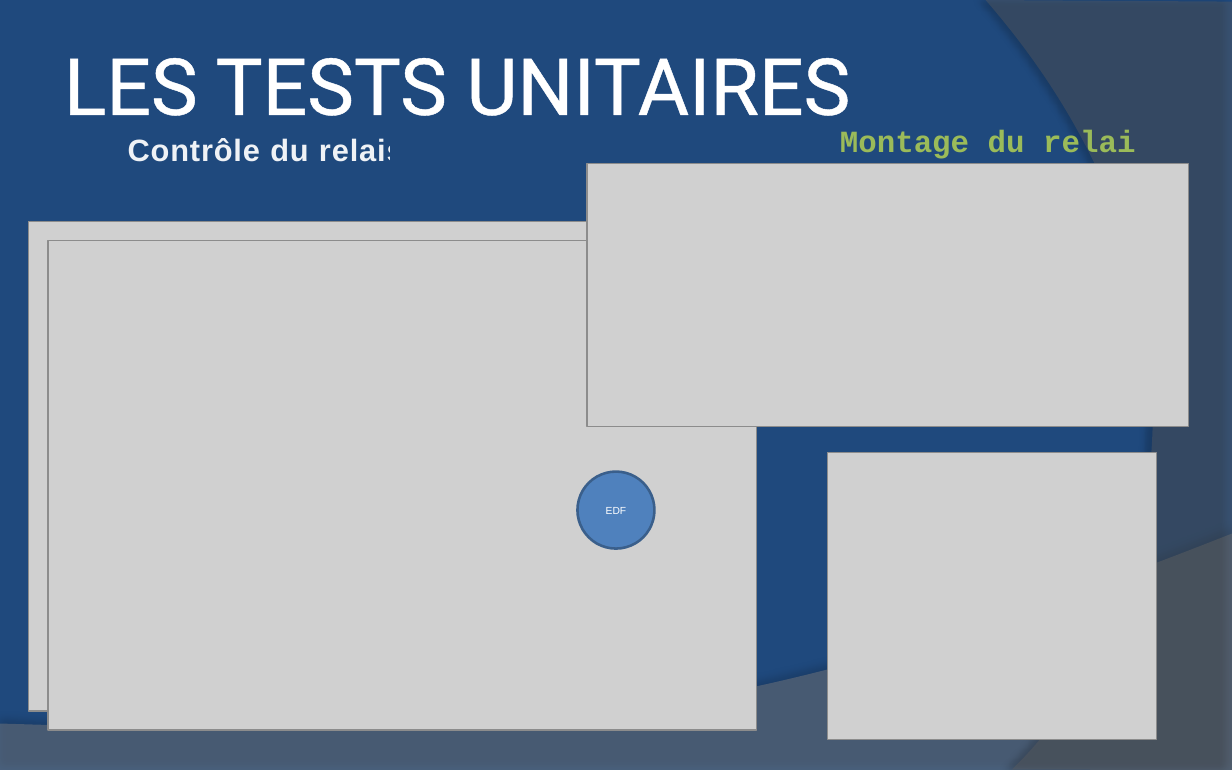
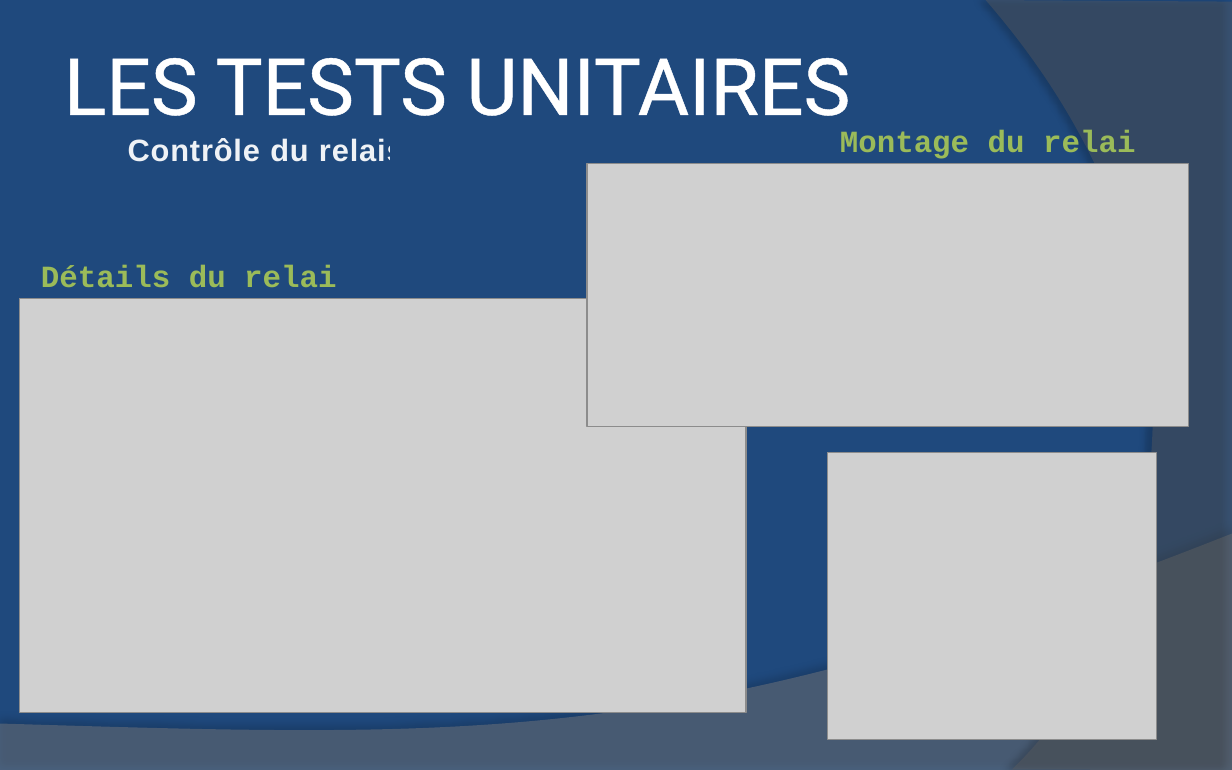
Before and after one commit to DrBalf/domotique_bts_sn_ec_projet, a slide deck: slide 7 of Rapport/Lore/presentation_revu2.pptx. Drawn at 1232x770 pixels with LibreOffice and Linux fonts; fonts in the diff are those of the drawing; grey boxes stand for pictures. Boxes give left, top, right and bottom in pixels: in the first picture for what was removed or moved away, otherwise in the second. Text is boxed around its words. In the diff, an @@ line names an element or a change of style, - is before the commit and + after.

```diff
--- a/Rapport/Lore/presentation_revu2.pptx
+++ b/Rapport/Lore/presentation_revu2.pptx
@@ picture removed at <box>28,222,683,712</box> @@
@@ text added at <box>41,265,336,287</box>, 18 pt, text #9BBB59, bold @@
+Détails du relai
@@ picture: place and size @@
-picture at <box>48,240,756,729</box>
+picture at <box>20,298,747,712</box>
@@ ellipse removed at <box>578,472,655,549</box> @@
-EDF
```
Also in this commit, not shown: 1 other slide changed, 21 other files.
